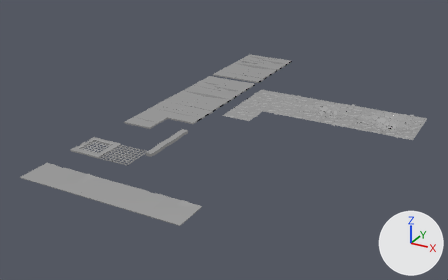
Two versions of the FBX model Assets/Art/Models/Environment/Architecture/Floors.fbx, one commit apart.
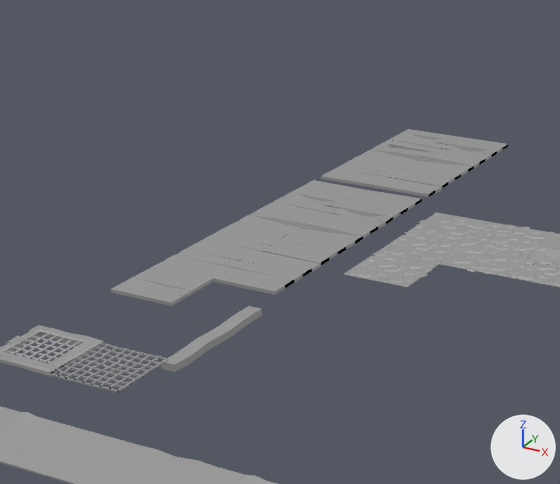
Each version appears first whole from a camera (50 mm lens) standing at (-4.23, -10.23, 7.5) and looking at (-13.06, 5.83, -0.53), and next in a close-up on the part from 17% to 70% of the width and 0% to 73% of the height. Arrows for +X, +Y and +Z are at lower right; the lights stay in place. Where no turn or scale is listed for an object, it has been applied to the vertices.

The first close-up shows 'CarpetFlat', 'CarpetSideDecorated', 'FloorMetalGrating', 'FloorStone1x1', 'FloorStone2x2', 'FloorWood1x1', 'FloorWood2x2Broken1', 'FloorWood2x2Broken2', 'FloorWood2x2Normal', 'FloorWood2x2Worn', 'FloorWoodSupport', 'MetalGratingHatch'.
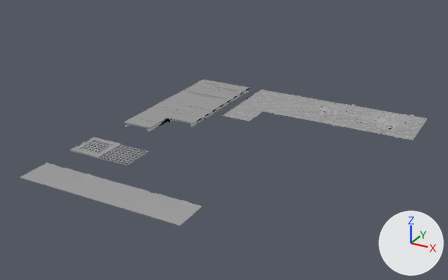
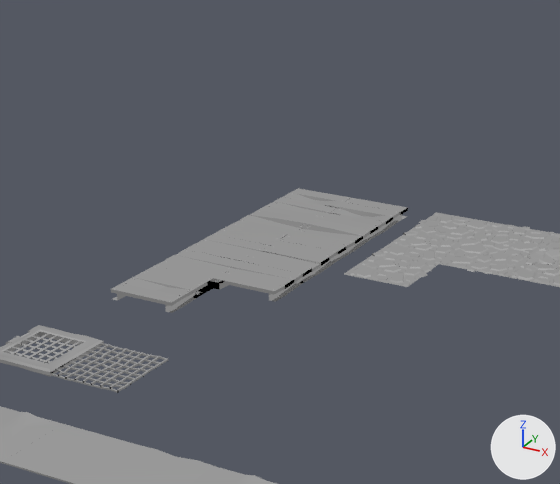
Boxes [x1, y1, x2, y2] around the edits, measured in the close-ups (560 x 484 px):
'FloorWood2x2Broken1', deleted: before [299, 157, 461, 210]
'FloorWood2x2Broken2', deleted: before [357, 129, 508, 176]
'FloorWoodSupport', deleted: before [161, 306, 262, 372]

The edits, one by one:
Object 'FloorWoodSupport' (ob_floorwoodsupport) is deleted.
Object 'FloorWood2x2Broken2' (ob_floorwood2x2broken2) is deleted.
Object 'FloorWood2x2Broken1' (ob_floorwood2x2broken1) is deleted.
